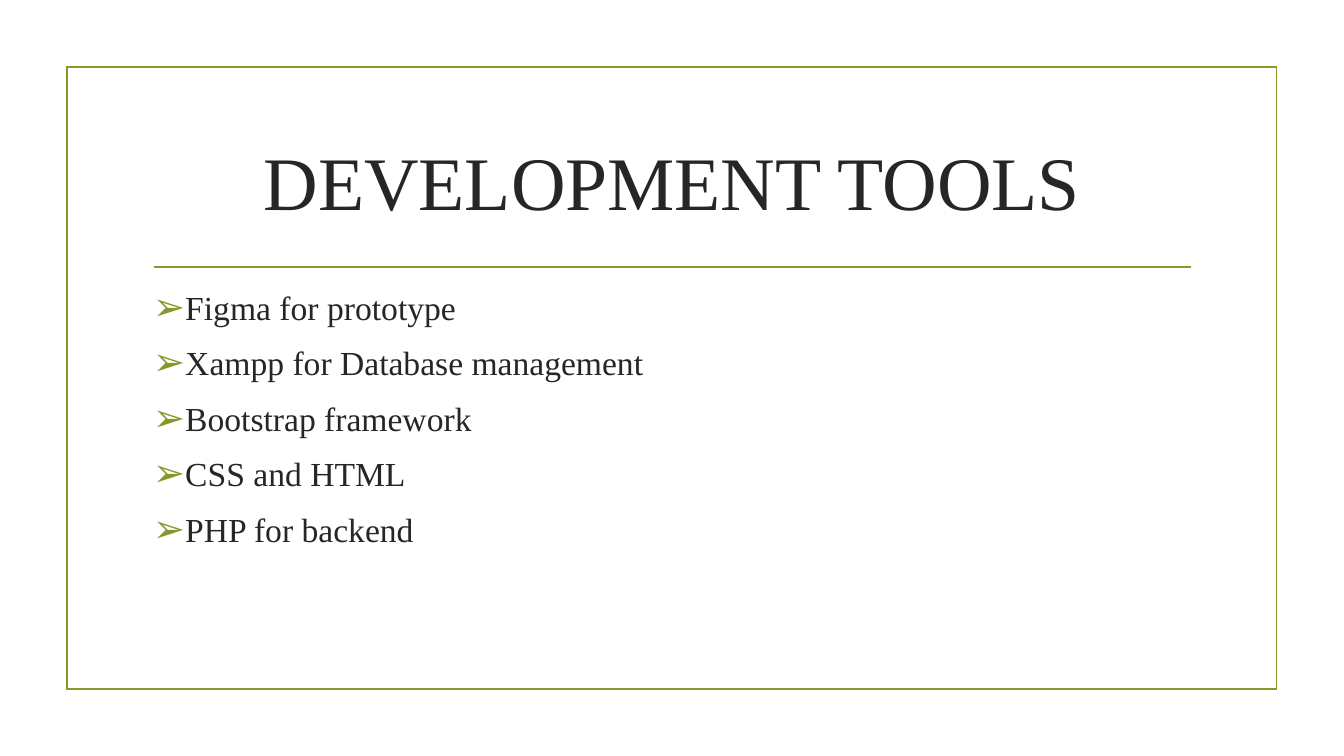
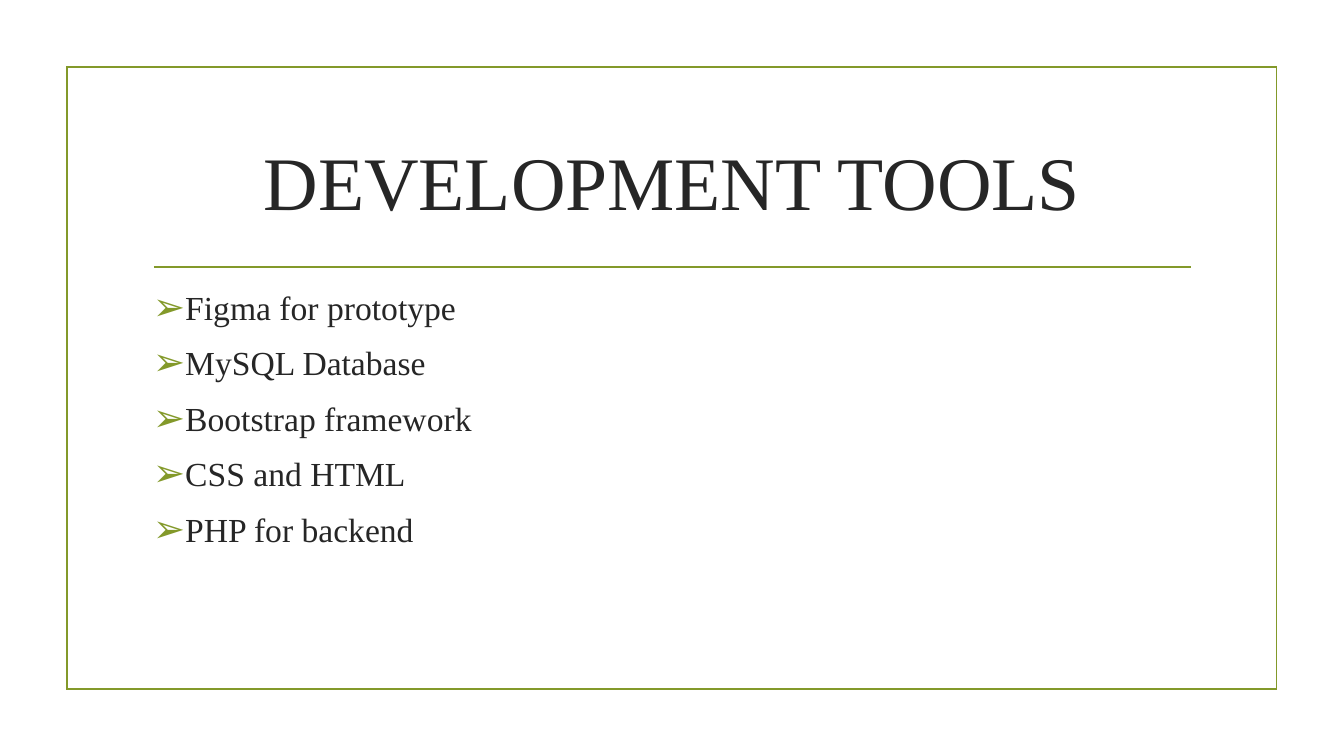
Before and after one commit to Lordwell-Manondo/Crime-Record-management-system, a slide deck: slide 9 of Crime record management system -1.pptx. Drawn at 1344x756 pixels with LibreOffice and Linux fonts; fonts in the diff are those of the drawing; background and template pictures are left out. Boxes give left, top, right and bottom in pixels: in the first picture for what was removed or moved away, otherwise in the second. Text is boxed around its words. In the diff, an @@ line names an element or a change of style, - is before the commit and + after.

```diff
--- a/Crime record management system -1.pptx
+++ b/Crime record management system -1.pptx
@@ text at [185, 351, 426, 382]: text changed @@
-➢ Xampp for Database management
+➢ MySQL Database
```
Also in this commit, not shown: 1 other slide changed, 5 other files.
